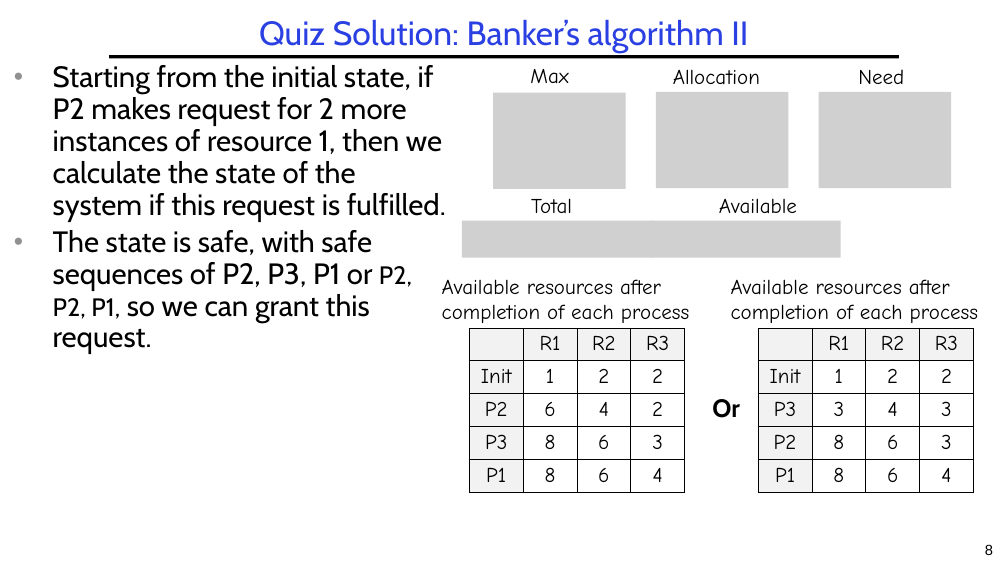
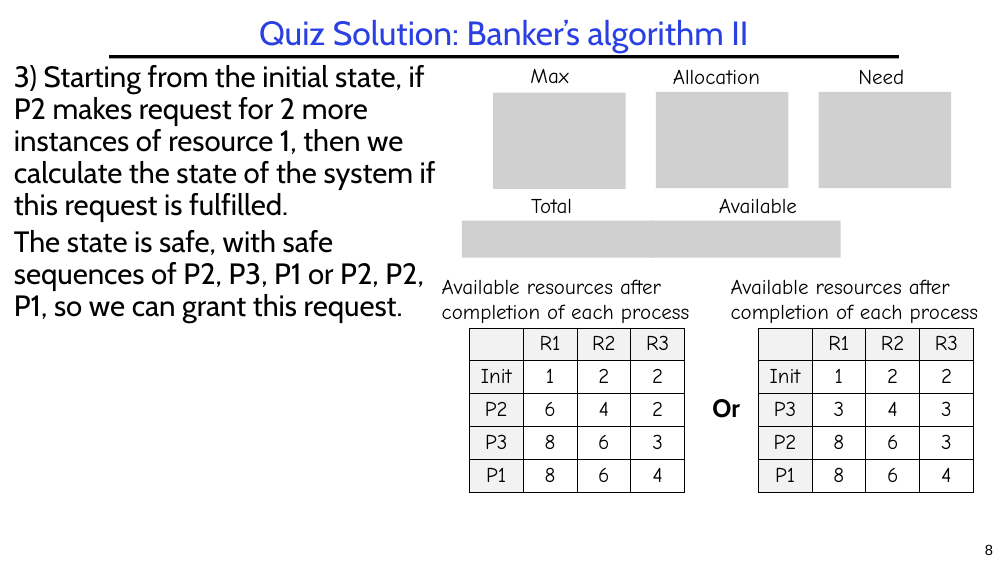
Before and after one commit to guhofstra/CSC256Fa25, a slide deck: slide 8 of PPTs/L4-Exercises ANS.pptx. Drawn at 1008x567 pixels with LibreOffice and Linux fonts; fonts in the diff are those of the drawing; grey boxes stand for pictures. Boxes give left, top, right and bottom in pixels: in the first picture for what was removed or moved away, otherwise in the second. Text is boxed around its words. In the diff, an @@ line names an element or a change of style, - is before the commit and + after.

```diff
--- a/PPTs/L4-Exercises ANS.pptx
+++ b/PPTs/L4-Exercises ANS.pptx
@@ text at (14,65,436,222): text changed @@
-• Starting from the initial state, if P2 makes request for 2 more instances of resource 1, then we calculate the state of the system if this request is fulfilled.
+3) Starting from the initial state, if P2 makes request for 2 more instances of resource 1, then we calculate the state of the system if this request is fulfilled.
@@ text at (14,230,424,323): size 24 to 28 pt in "P2, P2, P1,"; bullet • to none @@
```
Also in this commit, not shown: 6 other slides changed, 11 slides added, 11 other files.
